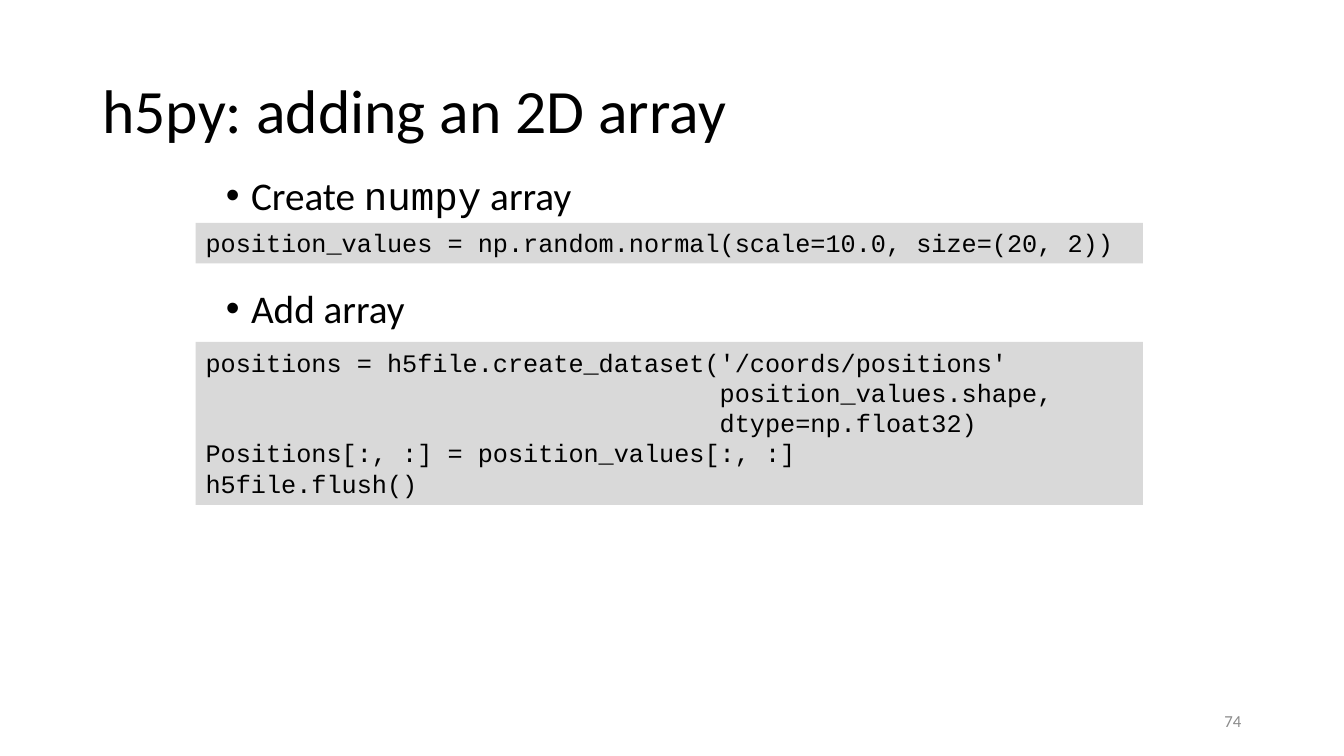
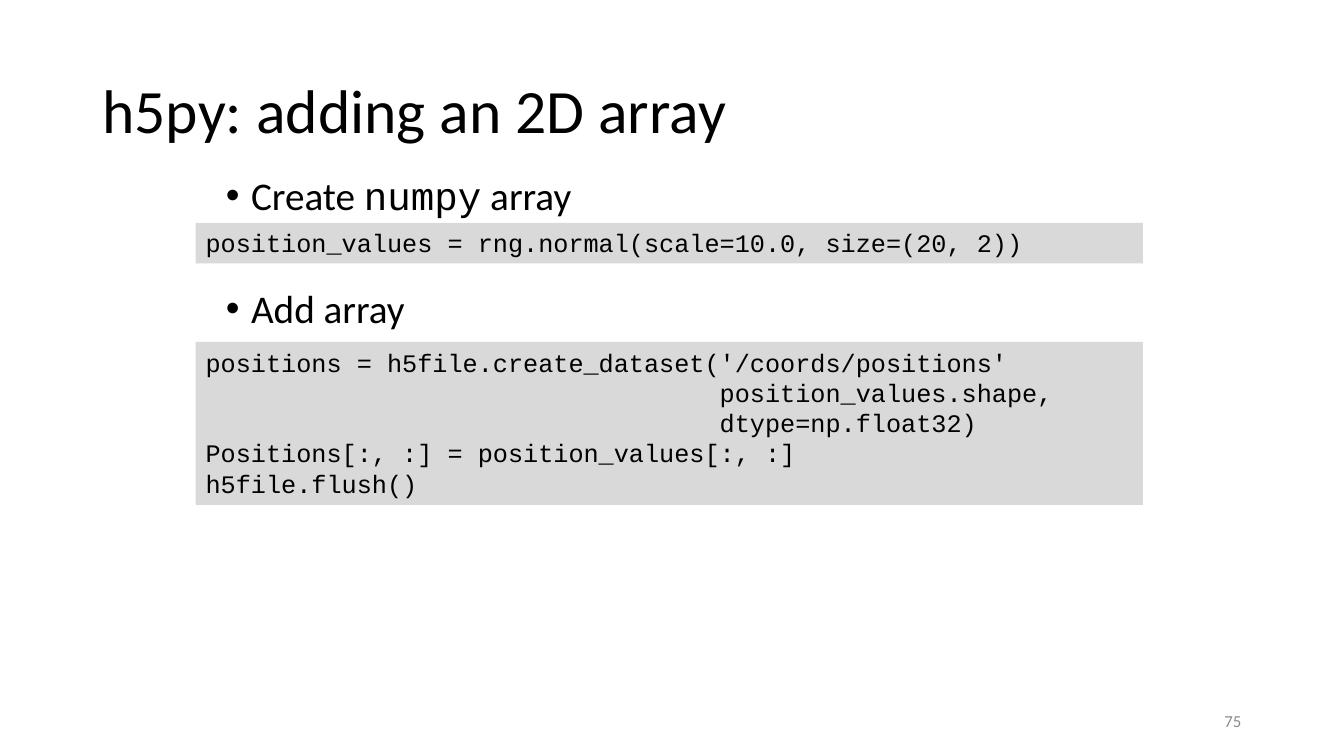
Before and after one commit to gjbex/Scientific-Python, a slide deck: slide 75 of scientific_python.pptx (slide 74 before the commit). Drawn at 1344x756 pixels with LibreOffice and Linux fonts; fonts in the diff are those of the drawing. Boxes give left, top, right and bottom in pixels: in the first picture for what was removed or moved away, otherwise in the second. Text is boxed around its words. In the diff, an @@ line names an element or a change of style, - is before the commit and + after.

Commit message:
Add slide on random number generation

```diff
--- a/scientific_python.pptx
+++ b/scientific_python.pptx
@@ text in rectangle at box(206, 234, 1022, 258): text changed @@
-position_values = np.random.normal(scale=10.0, size=(20, 2))
+position_values = rng.normal(scale=10.0, size=(20, 2))
@@ page number at box(1224, 716, 1241, 727): text changed @@
-74
+75
```
Also in this commit, not shown: 7 other slides changed, 1 slide added.
